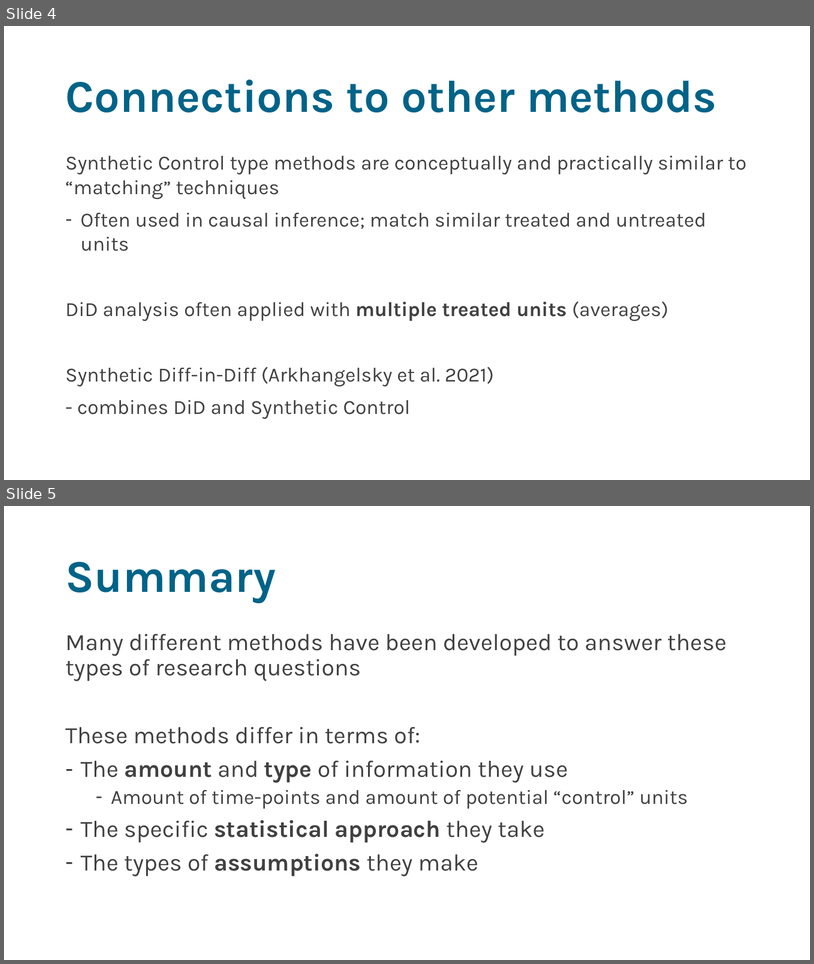
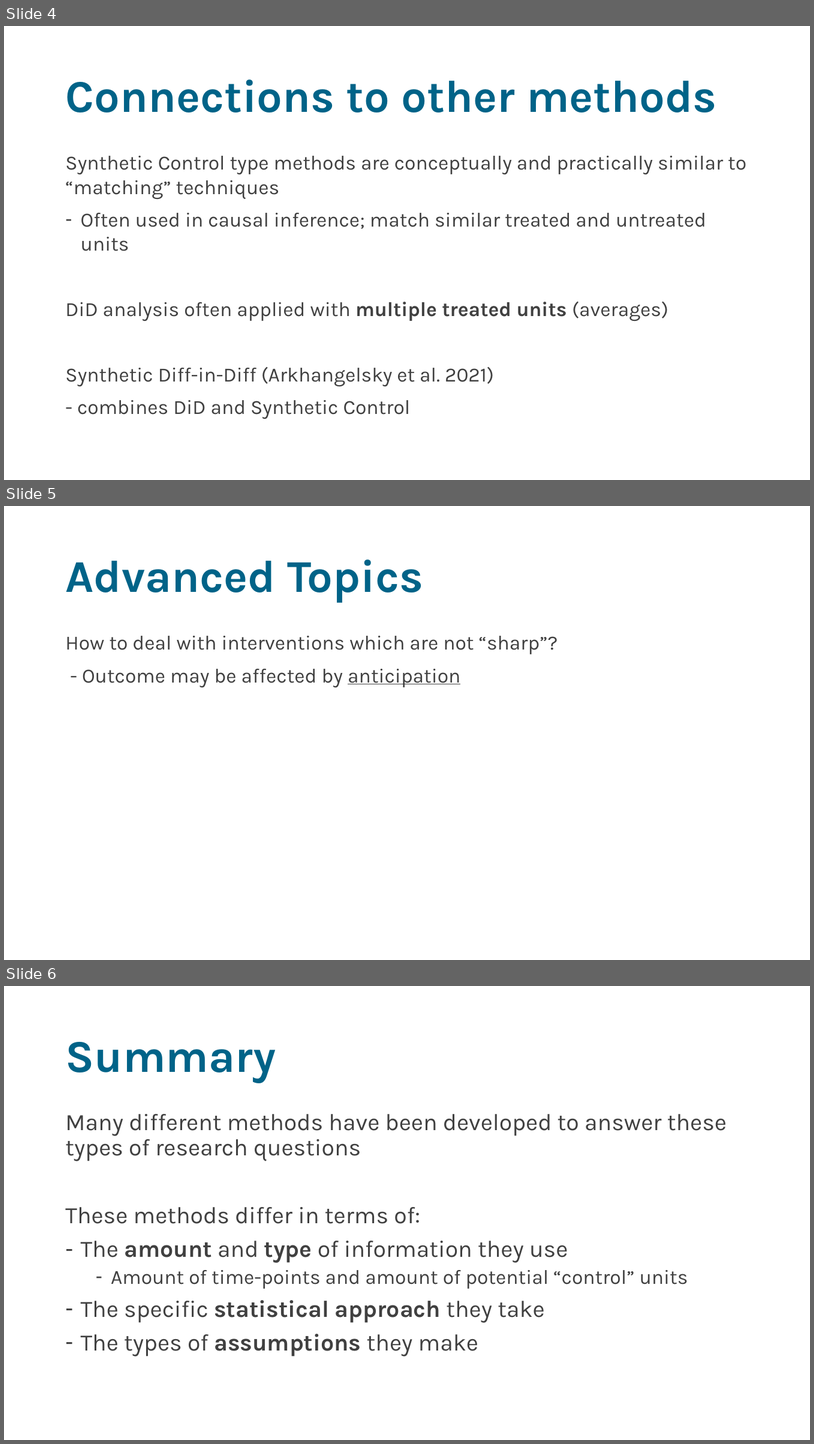
Before and after one commit to sodascience/workshop_causal_impact_assessment, a slide deck: lectures/05_discussion/discussion.pptx. Shown one above the other, each under a label of ours: slides 4 and 5 before the commit, slides 4, 5 and 6 after it. The pictures are 814x964 and 814x1444 pixels, drawn with LibreOffice and Linux fonts; fonts in the diff are those of the drawing. Boxes give left, top, right and bottom in pixels: in the first picture for what was removed or moved away, otherwise in the second. Text is boxed around its words. In the diff, an @@ line names an element or a change of style, - is before the commit and + after.

```diff
--- a/lectures/05_discussion/discussion.pptx
+++ b/lectures/05_discussion/discussion.pptx
@@ slide 5 added at [4,506,810,960], background #FFFFFF @@
@@ title added at [65,559,423,603], 54 pt, text #006388, bold @@
+Advanced Topics
@@ text added at [65,636,558,688], 24 pt, text #404040 @@
+How to deal with interventions which are not “sharp”?
+- Outcome may be affected by anticipation
@@ what was slide 5 is now slide 6 @@
```
Also in this commit, not shown: 3 other files.
